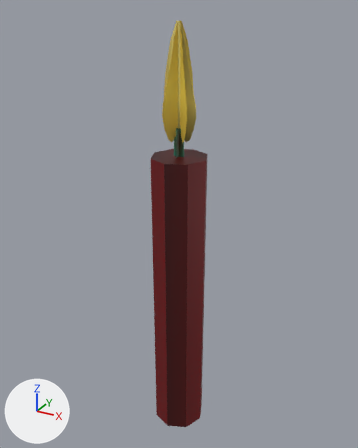
The OBJ model Redist/Models/3dmodels/candle_338x07.obj, before and after one commit.
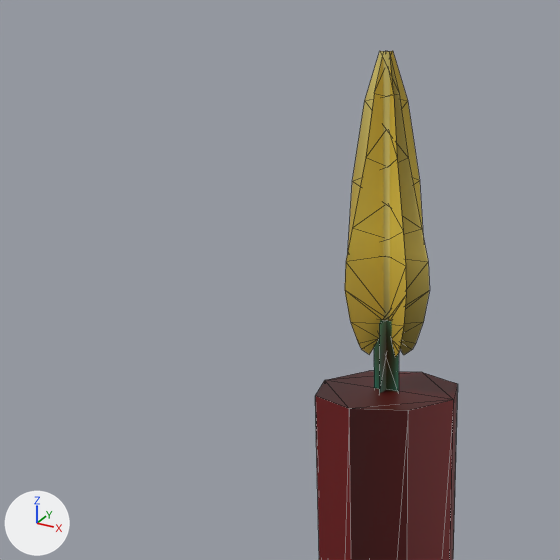
There are two pictures of each version: one whole from a 50 mm lens placed at (0.58, -1.054, 1.168), pointed at (-0.013, 0.022, 0.63), one close up on the part from 7% to 69% of the width and 0% to 50% of the height. Every picture has the same lights, and +X, +Y and +Z are marked at lower left. The close-ups show mesh edges as thin lines. Where no turn or scale is listed for an object, it has been applied to the vertices. Vertices at the same position are counted once.

Objects in the first close-up: 'Candle_338x7'.
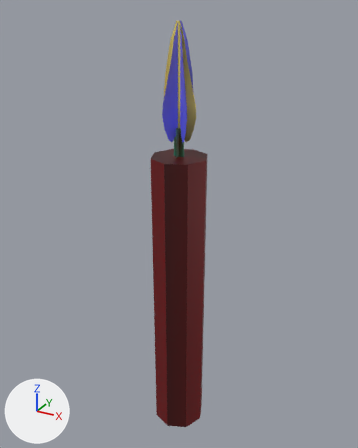
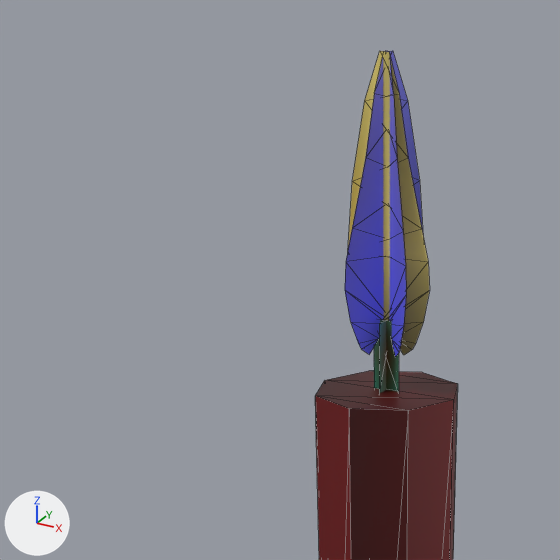
Pixel boxes (x1, y1, x2, y2) of what changed, in the close-ups (560 x 560 px; the box of a moved part takes in the faces that stretch with it):
part 1 of me_candle_338x7, moved or reshaped
    both: (315, 371, 457, 411)
part 2 of me_candle_338x7, surface changed (yellow to blue)
    both: (345, 51, 423, 357)

What the commit changed:
me_candle_338x7 has 87 vertices, 89 faces and spans x -0.072..0.074, y -0.075..0.075, z 0.002..1.138.
me_candle_338x7 is used by ob_candle_338x7; location (0.0, 0.0, 0.0).
Part 1, on me_candle_338x7:
6 faces are deleted.
6 new faces join them.
me_candle_338x7 part 2: 38 kept faces spanning x -0.034..0.035, y -0.035..0.043, z 0.862..1.138 get new texture (UV) coordinates.
